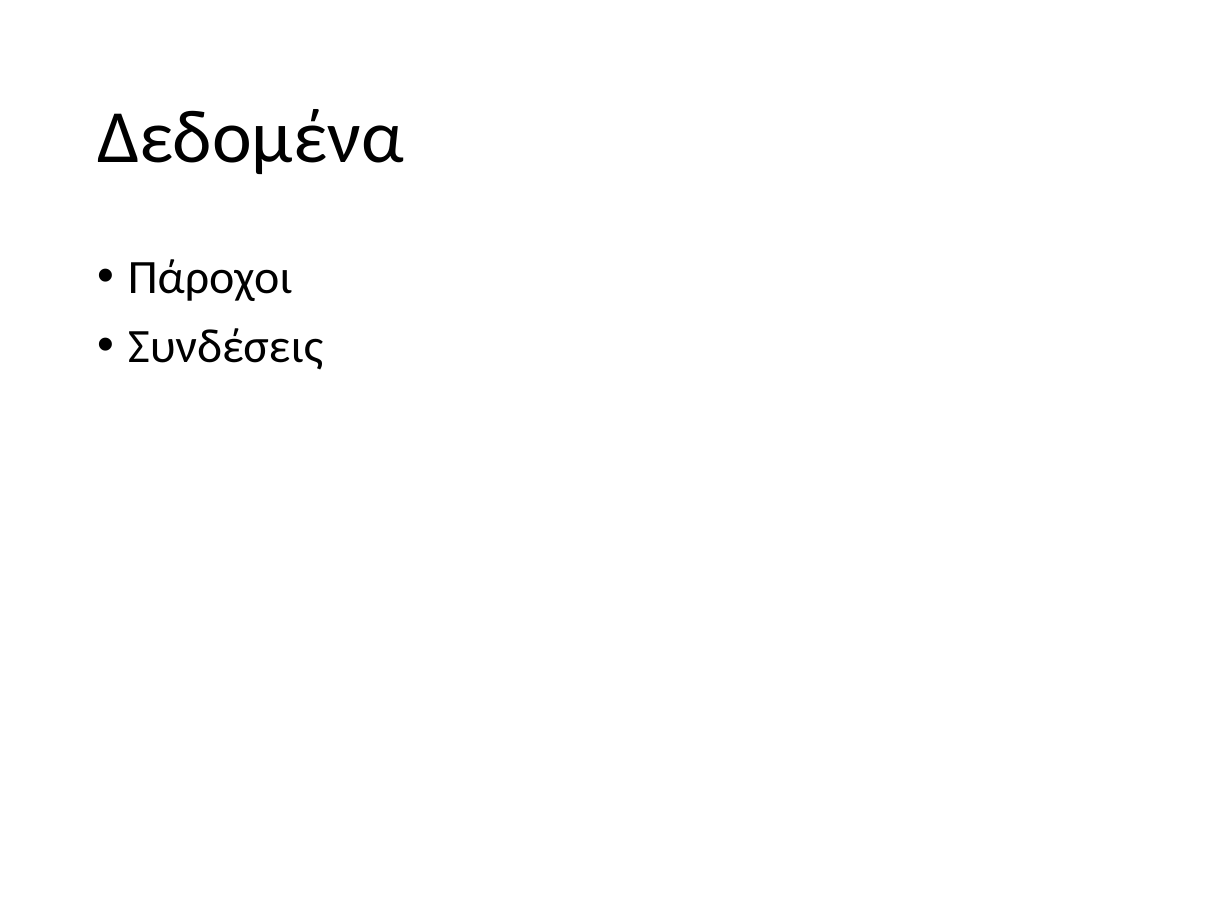
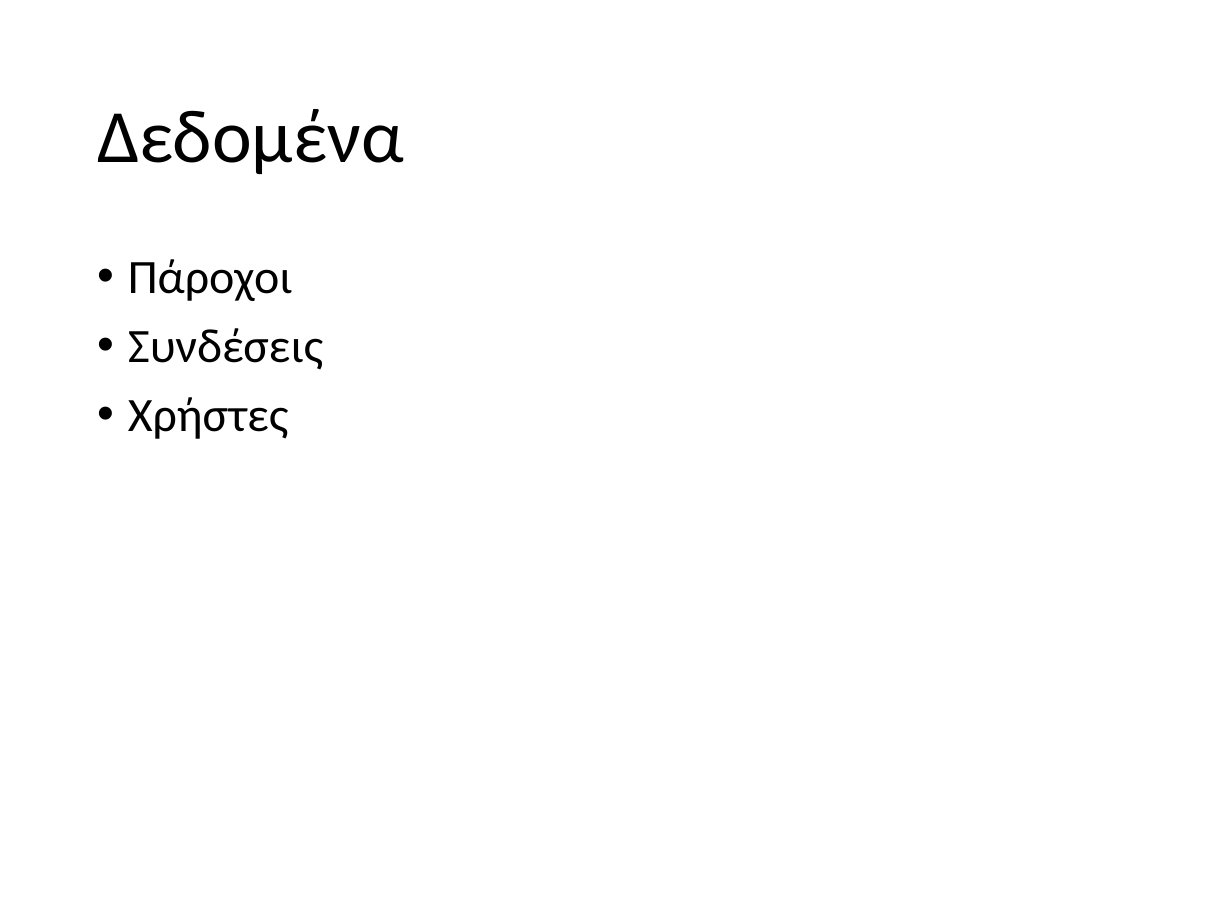
Before and after one commit to staks1/networkApi, a slide deck: slide 3 of Final.pptx. Drawn at 1232x924 pixels with LibreOffice and Linux fonts; fonts in the diff are those of the drawing. Boxes give left, top, right and bottom in pixels: in the first picture for what was removed or moved away, otherwise in the second. Text is boxed around its words. In the diff, an @@ line names an element or a change of style, - is before the commit and + after.

```diff
--- a/Final.pptx
+++ b/Final.pptx
@@ text at box(128, 397, 289, 439): paragraph added @@
+• Χρήστες
```
Also in this commit, not shown: 2 other slides changed.
